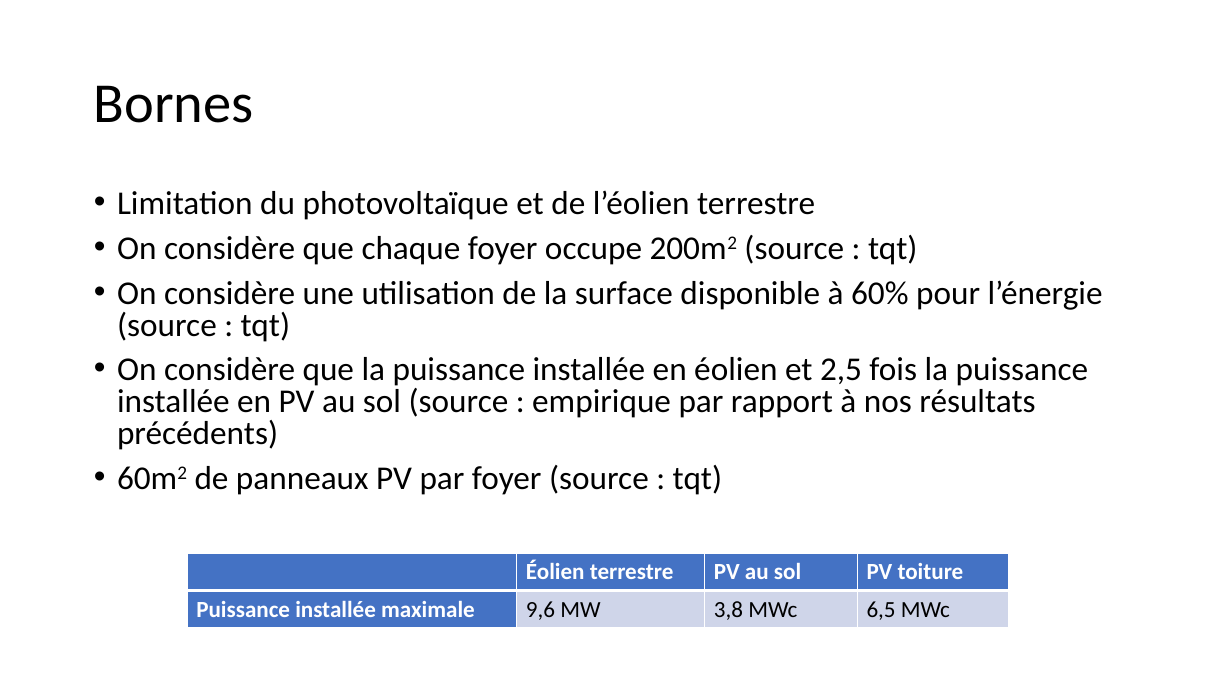
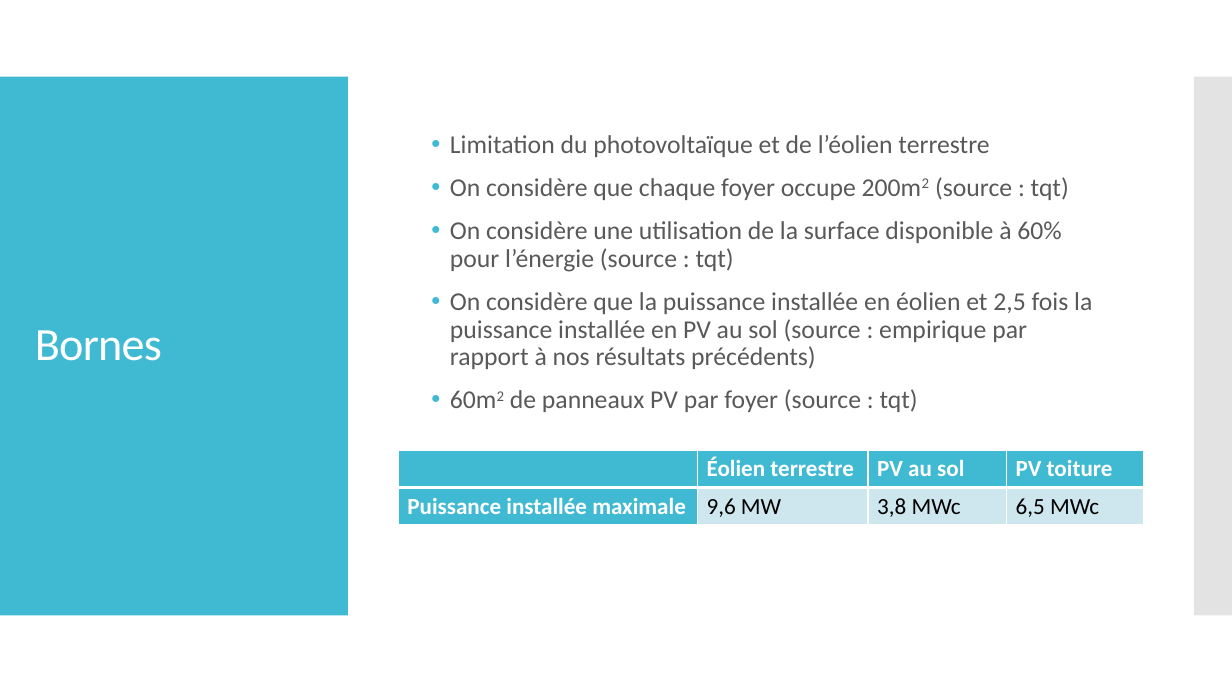
Before and after one commit to cledat/Projet-EA314, a slide deck: slide 13 of rapport.pptx (slide 16 before the commit). Drawn at 1232x693 pixels with LibreOffice and Linux fonts; fonts in the diff are those of the drawing. Boxes give left, top, right and bottom in pixels: in the first picture for what was removed or moved away, otherwise in the second. Text is boxed around its words. In the diff, an @@ line names an element or a change of style, - is before the commit and + after.

Commit message:
Rapport contenue

```diff
--- a/rapport.pptx
+++ b/rapport.pptx
@@ rectangle added at [0, 77, 348, 616], fill #40BAD2 @@
@@ rectangle added at [1194, 77, 1232, 616], fill #C8C8C8 at 50% opacity @@
@@ title "Bornes": place and size @@
-title "Bornes" at [94, 85, 254, 123]
+title "Bornes" at [35, 330, 162, 361]
@@ title "Bornes" at [35, 330, 162, 361]: size 44 to 36 pt, text colour #000000 to #FFFFFF, letter spacing 0 to -0.6 pt @@
@@ text "Limitation du photovoltaïque et de ...": place and size @@
-text "Limitation du photovoltaïque et de ..." at [117, 191, 1103, 495]
+text "Limitation du photovoltaïque et de ..." at [450, 135, 1092, 412]
@@ text "Limitation du photovoltaïque et de ..." at [450, 135, 1092, 412]: size 25.9 to 20 pt, text colour #000000 to #595959; indent changed; line spacing 0.8 to 0.9; more space between paragraphs; vertical alignment top to middle @@
@@ table at [398, 450, 1144, 579] @@
@@ fill #4472C4 to #40BAD2 in 5 cells @@
@@ fill #CFD5EA to #CFE7EE in 3 cells @@
@@ table: place and size @@
-table at [187, 553, 1007, 628]
+table at [398, 450, 1144, 579]
```
Also in this commit, not shown: 16 other slides changed, 3 slides removed, 1 other file.
